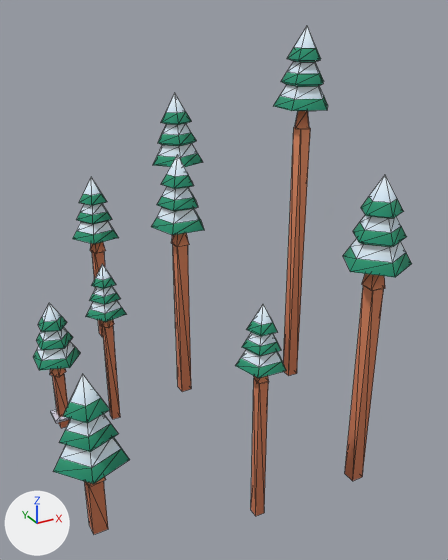
The glTF model public/assets/toycar/set-powder-forest-d-lite.glb, before and after one commit.
Before and after are seen from a 50 mm camera at (-10.8, -21.5, 15.3) aimed at (0.0, -1.8, 5.4). Arrows for +X, +Y and +Z are at lower left; the lights stay in place. The older version comes first. Mesh edges are drawn as thin lines. Where no turn or scale is listed for an object, it has been applied to the vertices. Vertices at exactly the same position are counted once.

Script lines for the objects in view, before the commit:
```python
me_pines = bpy.data.meshes.new('pines')
me_pines.from_pydata(...)  # 540 vertices, 792 faces; spans x -1.7..11.8, y -9.2..8.1, z -2.7..12.7
me_pines.materials.append(mat_colormap)  # picture img_colormap_png
ob_pines = bpy.data.objects.new('pines', me_pines)
ob_pines.location = (-6.4, 0.3, 1.92)
```
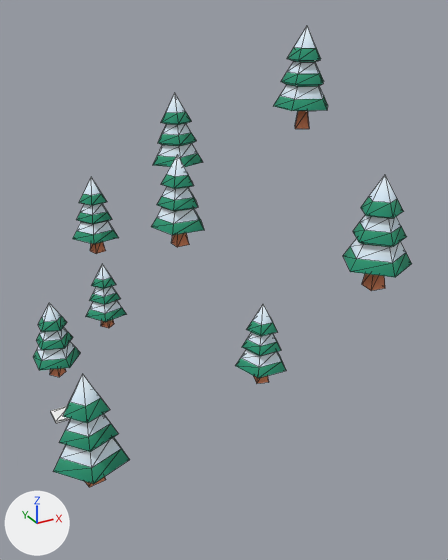
Patch to the scene script:
```diff
--- a/public/assets/toycar/set-powder-forest-d-lite.glb.py
+++ b/public/assets/toycar/set-powder-forest-d-lite.glb.py
@@ me_pines @@
 # used by ob_pines; location = (-6.4, 0.3, 1.92)
-me_pines.from_pydata(...)  # 540 vertices, 792 faces; spans x -1.7..11.8, y -9.2..8.1, z -2.7..12.7
+me_pines.from_pydata(...)  # 468 vertices, 702 faces; spans x -1.7..11.8, y -9.2..8.1, z -0.6..12.7
+# me_pines part 1: 9 loose pieces with 72 vertices, spanning x -0.7..10.8, y -8.3..7.1, z -2.7..8.9, are deleted
 me_pines.materials.append(mat_colormap)
```

Location of each change, (x1, y1, x2, y2) in pixels of the pictures (448 x 560 px):
'pines', reshaped (9% shorter): before (33, 26, 412, 534); after (33, 26, 412, 487)
part 1 of me_pines, deleted: before (52, 127, 384, 534)
